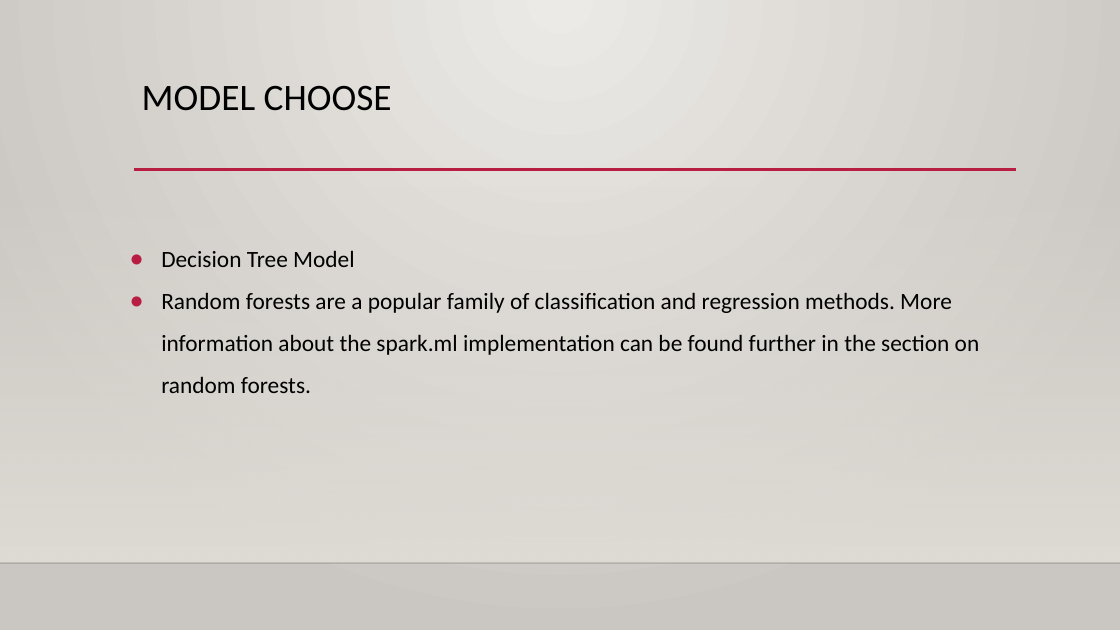
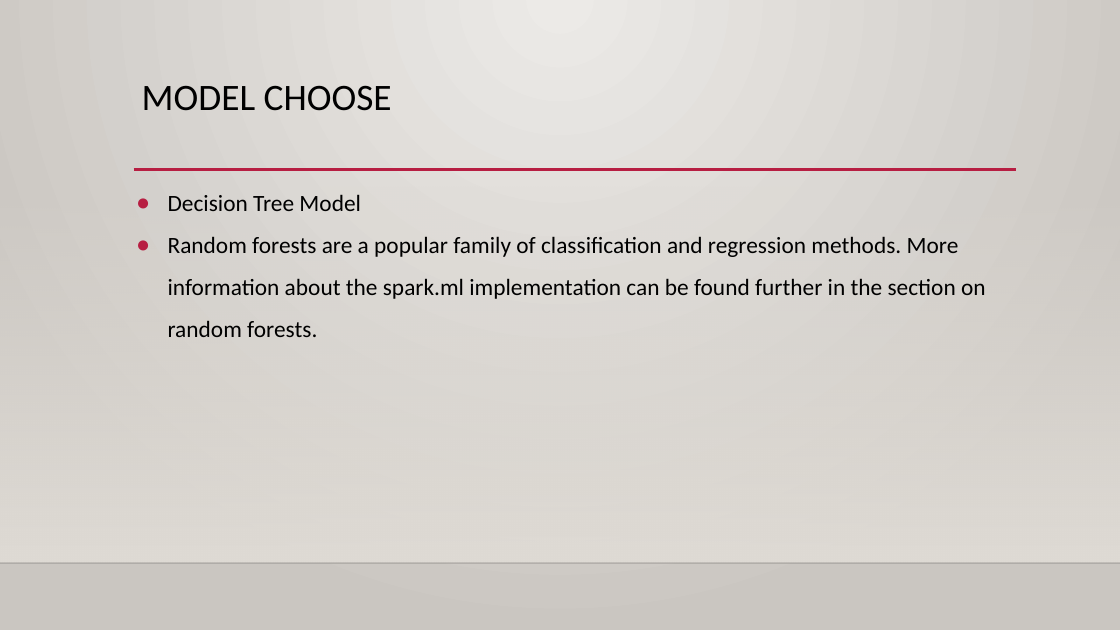
Before and after one commit to MAQI-SHI/CSYE-7200-Final-Project-Team-6, a slide deck: slide 15 of finalPresentation.pptx. Drawn at 1120x630 pixels with LibreOffice and Linux fonts; fonts in the diff are those of the drawing; background and template pictures are left out. Boxes give left, top, right and bottom in pixels: in the first picture for what was removed or moved away, otherwise in the second. Text is boxed around its words. In the diff, an @@ line names an element or a change of style, - is before the commit and + after.

```diff
--- a/finalPresentation.pptx
+++ b/finalPresentation.pptx
@@ text "Decision Tree Model" moved from (x1=161, y1=250, x2=980, y2=393) to (x1=168, y1=194, x2=986, y2=337) @@
```
Also in this commit, not shown: 2 other slides changed.
